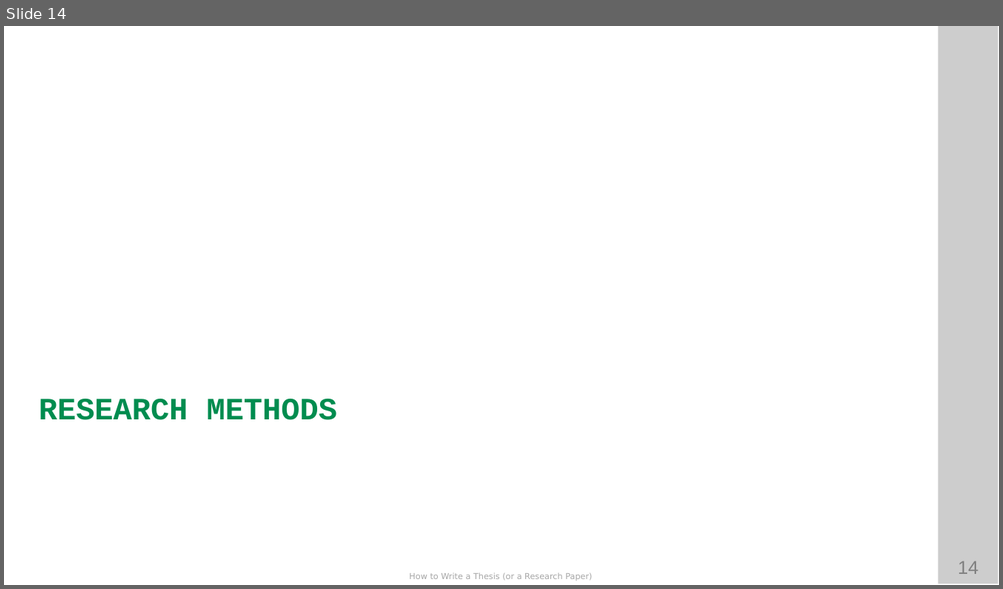
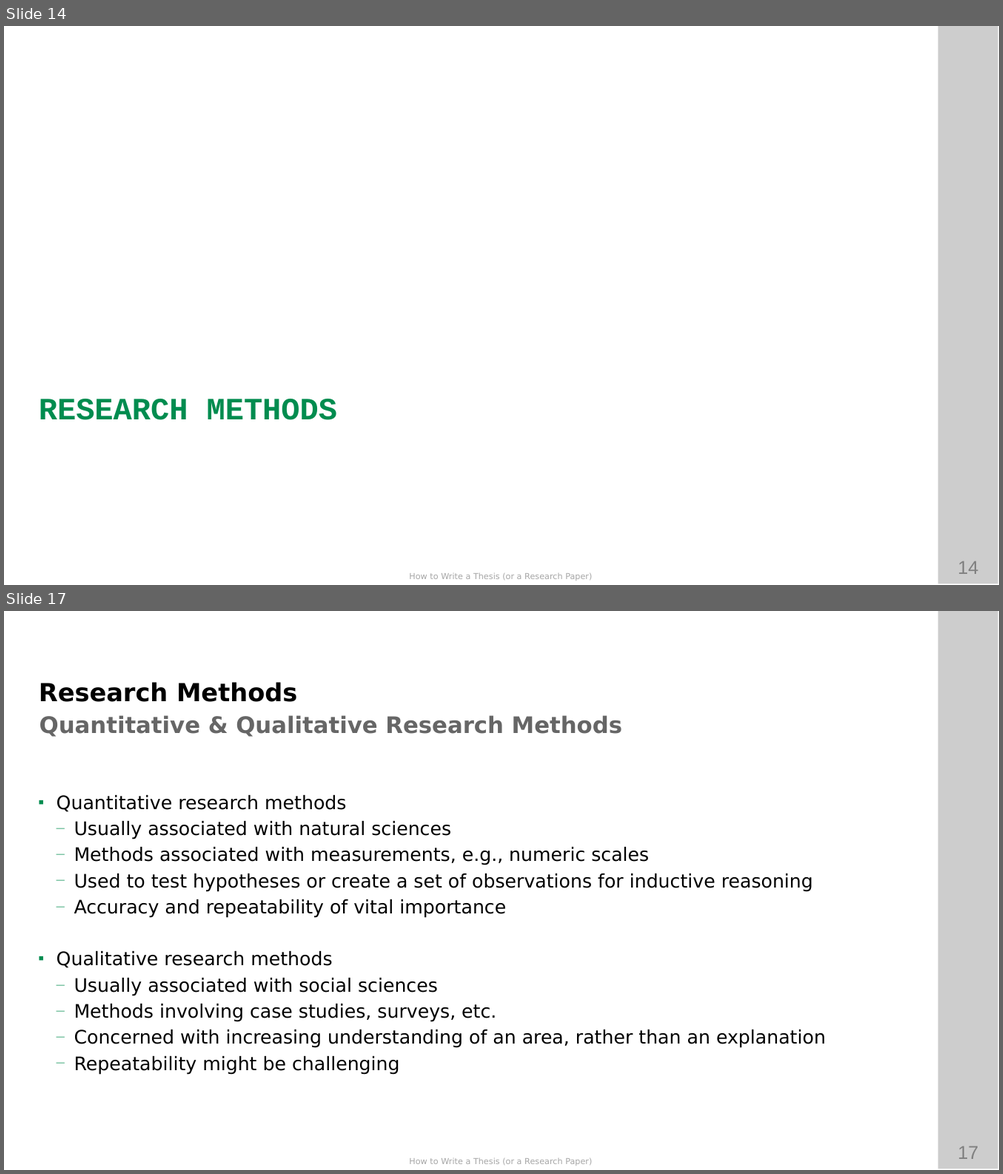
Before and after one commit to ETCE-LAB/How-To-Write-A-Paper-Thesis, a slide deck: How-to-Write-A-Paper-Thesis.pptx. Shown one above the other, each under a label of ours: slide 14 before the commit, slides 14 and 17 after it; the slides between them are not shown. The pictures are 1003x589 and 1003x1174 pixels, drawn with LibreOffice and Linux fonts; fonts in the diff are those of the drawing; background and template pictures are left out. Boxes give left, top, right and bottom in pixels: in the first picture for what was removed or moved away, otherwise in the second. Text is boxed around its words. In the diff, an @@ line names an element or a change of style, - is before the commit and + after.

Commit message:
* updated research methods

```diff
--- a/How-to-Write-A-Paper-Thesis.pptx
+++ b/How-to-Write-A-Paper-Thesis.pptx
@@ slide 17 added at (4, 611, 999, 1170), background #FFFFFF; not listed: 4 template elements that a slide beside it also shows @@
@@ text added at (39, 682, 297, 702), 24 pt, text #000000, bold @@
+Research Methods
@@ text added at (40, 715, 622, 737), 22 pt, text #666666, bold @@
+Quantitative & Qualitative Research Methods
@@ text added at (57, 795, 825, 1075), 18 pt, text #000000 @@
+■ Quantitative research methods
+  — Usually associated with natural sciences
+  — Methods associated with measurements, e.g., numeric scales
+  — Used to test hypotheses or create a set of observations for inductive reasoning
+  — Accuracy and repeatability of vital importance
+■ Qualitative research methods
+  — Usually associated with social sciences
+  — Methods involving case studies, surveys, etc.
+  — Concerned with increasing understanding of an area, rather than an explanation
+  — Repeatability might be challenging
```
Also in this commit, not shown: 5 other slides added, 4 slides removed, 1 other file.
